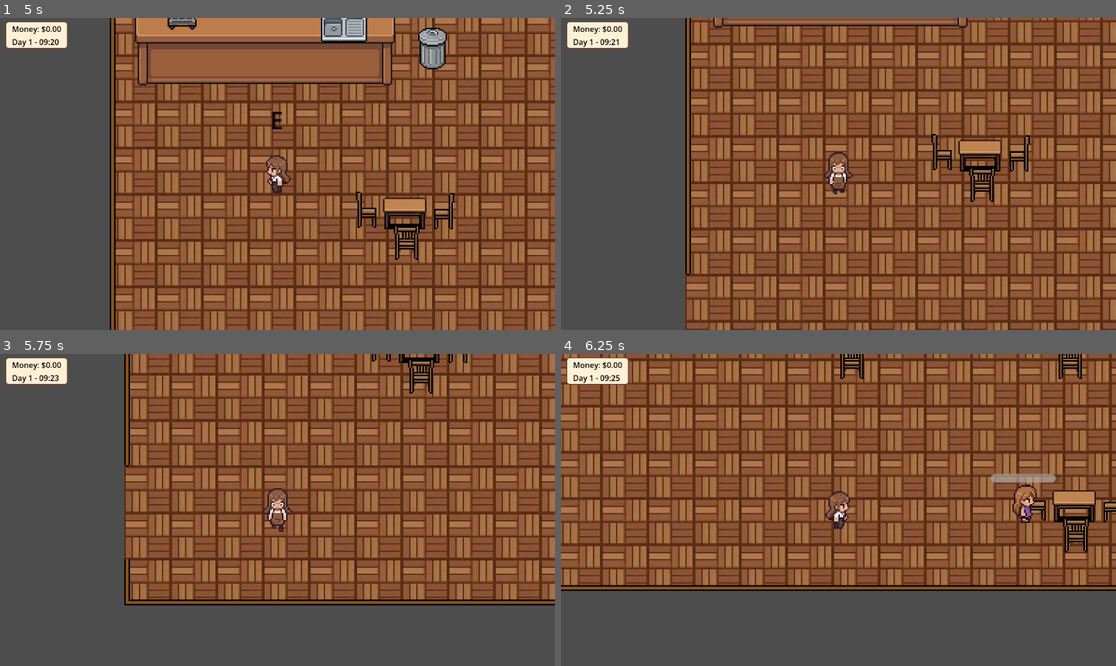
Above: before the commit, frames 1-4 (two rows, left to right).
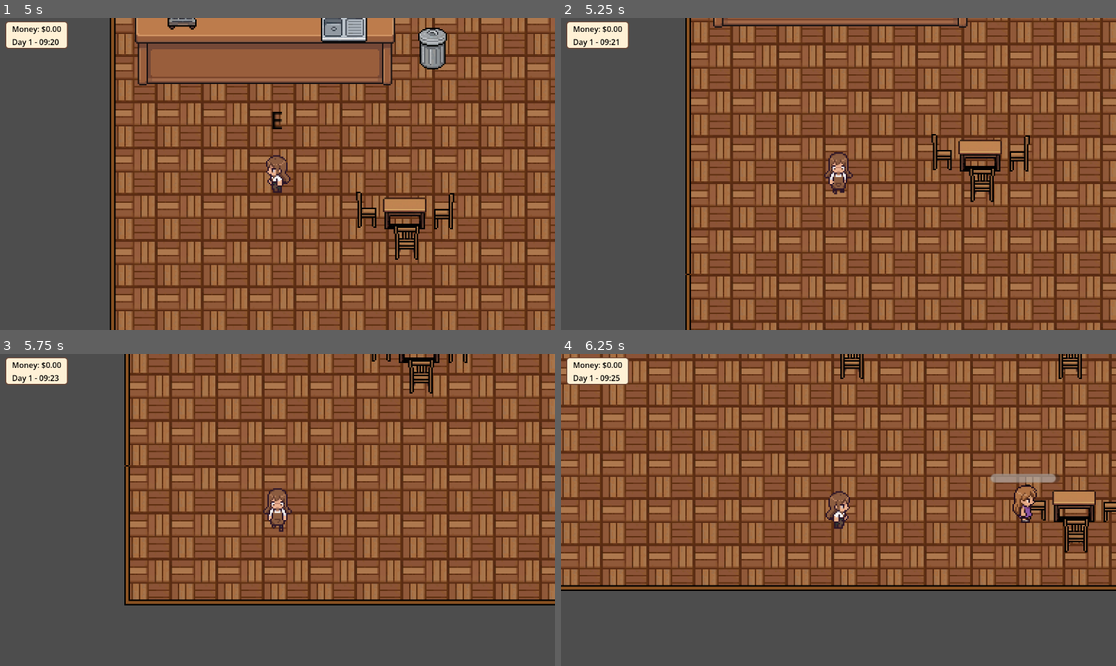
Above: after the commit, the same moments.

Repository: Jose-Prince/UVG-Tesis-Game
Game: Godot game, scene res://Scenes/Main/Main.tscn
Two runs of this game, one before a commit and one after it. Both use one fixed random seed, a clock stepped at 60 frames per second and the inputs below.
Inputs (mouse positions are in pixels of both pictures, inside the frame that each line leads up to):
- Up to frame 1 (5 s): tap Enter at 0.5 s; move the mouse to (399, 158) at 0.52 s; hold D (move_right) 0.53-1.28 s; click (399, 158) at 0.6 s; move the mouse to (166, 189) at 1.27 s; hold S (move_down) 1.28-2.03 s; tap E (interact) at 1.35, 2.85, 4.35 s; move the mouse to (333, 105) at 2.02 s; hold D (move_right) 2.03-2.78 s; click (333, 105) at 2.1 s; move the mouse to (249, 236) at 2.77 s; hold W (move_up) 2.78-3.53 s; move the mouse to (444, 220) at 3.52 s; hold A (move_left) from 3.53 s (still down); click (444, 220) at 3.6 s; move the mouse to (111, 127) at 4.27 s
- Up to frame 2 (5.25 s): move the mouse to (866, 174) at 5.02 s; release A (move_left) at 5.03 s; hold S (move_down) from 5.03 s (still down); click (866, 174) at 5.1 s
- Up to frame 3 (5.75 s): keep holding S (move_down)
- Up to frame 4 (6.25 s): move the mouse to (755, 432) at 5.77 s; release S (move_down) at 5.78 s; hold D (move_right) from 5.78 s (still down); tap E (interact) at 5.85 s

Frame 1 is identical in both runs. In frame 2, 0.1% of the frame differs, in the area x 22-24%, y 82-100%; in frame 3, 0.2%, in the area x 22-24%, y 36-66%; in frame 4, nothing differs.

Commit message:
fix: no exit

Diff:
--- a/Scenes/Café/Cafe.tscn
+++ b/Scenes/Café/Cafe.tscn
@@ -493,7 +493,7 @@
 tile_set = SubResource("TileSet_poml8")
 
 [node name="WallLayer2" type="TileMapLayer" parent="." unique_id=1511524373]
-tile_map_data = PackedByteArray("AAACAAQAAAAMAAIAAAACAAUAAAA …(672 unchanged characters)… LAAEAAAACAP//AAAMAAEAAAAOAP//AAANAAEAAAA=")
+tile_map_data = PackedByteArray("AAACAAQAAAAMAAIAAAACAAUAAAA …(672 unchanged characters)… LAAEAAAACAP//AAAMAAEAAAAOAP//AAANAAEAAAACAAoAAAAMAAIAAAACAAkAAAAMAAIAAAA=")
 tile_set = SubResource("TileSet_f3an2")
 
 [node name="CustomerSpawn" type="Marker2D" parent="." unique_id=2126997848]
Binary file removed: Assets/PixelLab_IA_assets/bottom wall.png
